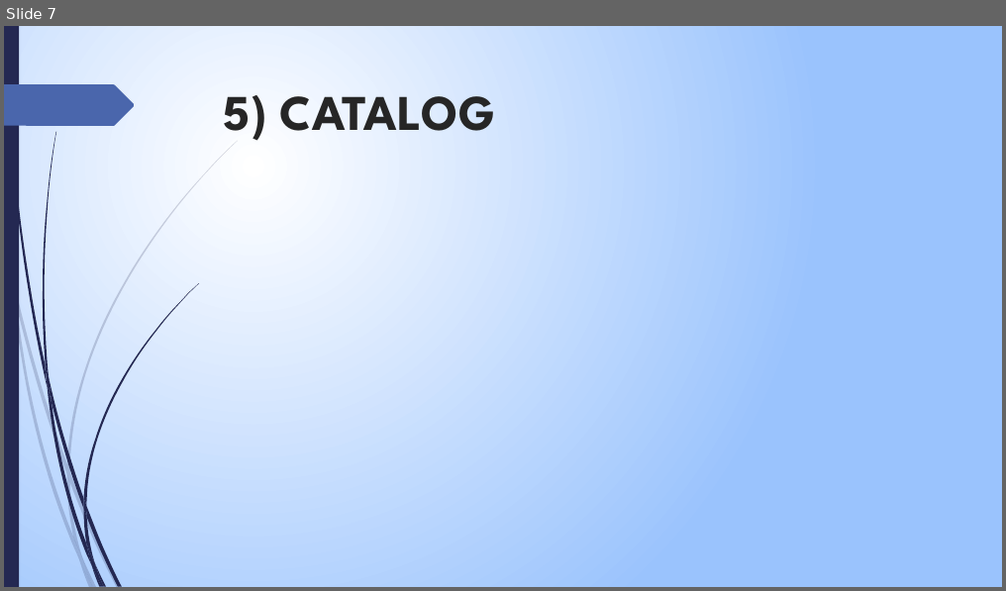
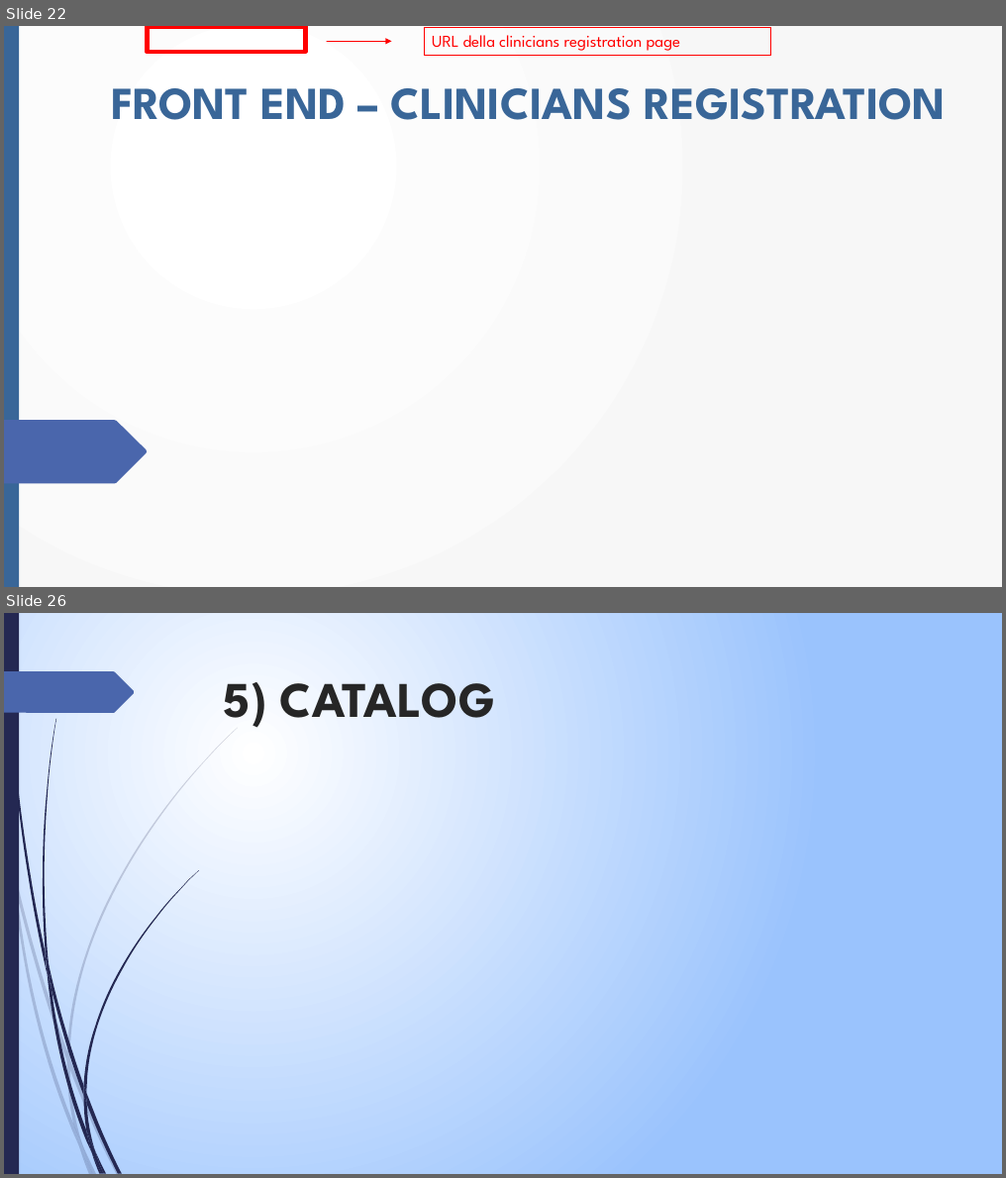
Before and after one commit to edo98811/IoT_project, a slide deck: Documenti/progetto_finale_last.pptx. Shown one above the other, each under a label of ours: slide 7 before the commit, slides 22 and 26 after it; the slides between them are not shown. The pictures are 1006x591 and 1006x1178 pixels, drawn with LibreOffice and Linux fonts; fonts in the diff are those of the drawing; background and template pictures are left out. Boxes give left, top, right and bottom in pixels: in the first picture for what was removed or moved away, otherwise in the second. Text is boxed around its words. In the diff, an @@ line names an element or a change of style, - is before the commit and + after.

Commit message:
ppt

```diff
--- a/Documenti/progetto_finale_last.pptx
+++ b/Documenti/progetto_finale_last.pptx
@@ slide 22 added at [4,26,1002,587], background picture (left out); not listed: 11 template elements that a slide beside it also shows @@
@@ rectangle added at [4,26,1002,587], fill gradient #FFFFFF to #F8F8F8 @@
@@ rectangle added at [4,26,19,587], fill #396698 @@
@@ rectangle added at [147,27,306,52], outline #FF0000 4.5 pt @@
@@ arrow added from (328, 41) to (392, 41), #FF0000 1.5 pt @@
@@ rectangle added at [425,28,770,55], outline #FF0000 0.75 pt, 16 pt, text #FF0000 @@
+URL della clinicians registration page
@@ title added at [111,88,945,120], 44.1 pt, text #396698, bold @@
+FRONT END – CLINICIANS REGISTRATION
@@ freeform shape added at [4,380,147,444], fill #4A66AC @@
@@ freeform shape added at [4,421,147,484], fill #4A66AC @@
@@ group added at [4,141,238,587]: 10 freeform shapes @@
@@ group added at [6,26,199,587]: 12 freeform shapes @@
@@ what was slide 7 is now slide 26 @@
```
Also in this commit, not shown: 18 other slides added, 1 slide removed.
